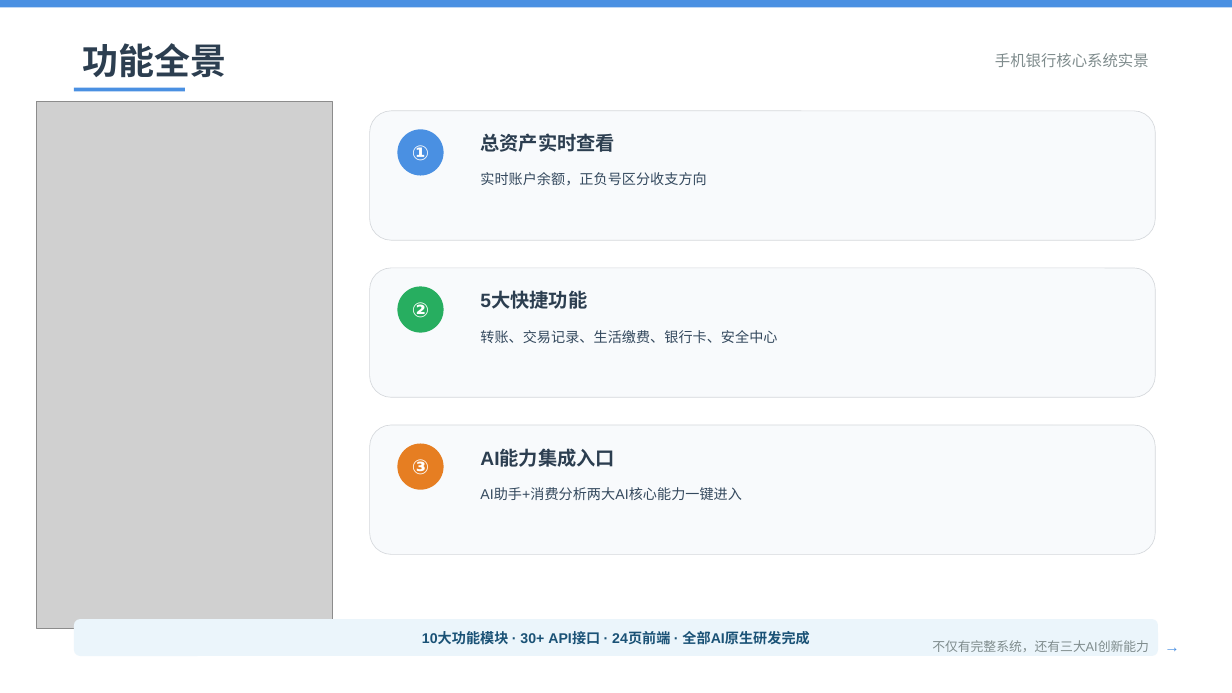
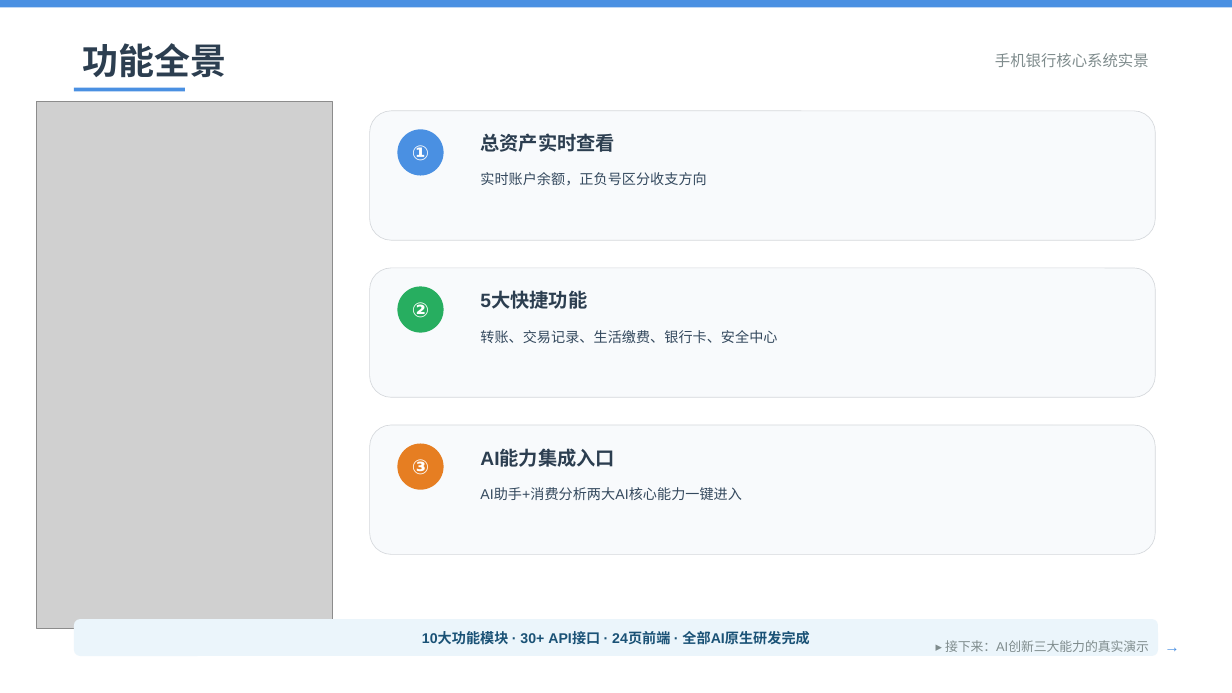
Before and after one commit to PorcupineBoy/bank, a slide deck: slide 3 of AI竞赛讲解_手机银行核心业务_优化版_v5.pptx. Drawn at 1232x693 pixels with LibreOffice and Linux fonts; fonts in the diff are those of the drawing; grey boxes stand for pictures. Boxes give left, top, right and bottom in pixels: in the first picture for what was removed or moved away, otherwise in the second. Text is boxed around its words. In the diff, an @@ line names an element or a change of style, - is before the commit and + after.

```diff
--- a/AI竞赛讲解_手机银行核心业务_优化版_v5.pptx
+++ b/AI竞赛讲解_手机银行核心业务_优化版_v5.pptx
@@ text at (x1=945, y1=640, x2=1149, y2=652): text changed @@
-不仅有完整系统，还有三大AI创新能力
+▸ 接下来：AI创新三大能力的真实演示
```
Also in this commit, not shown: 10 other slides changed, 5 other files.
